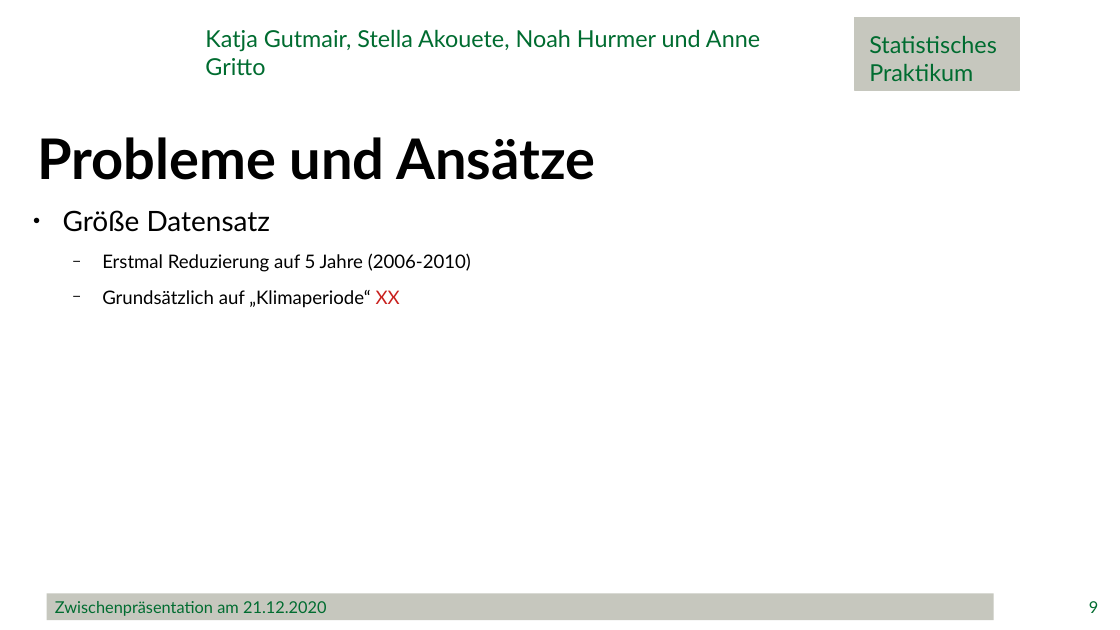
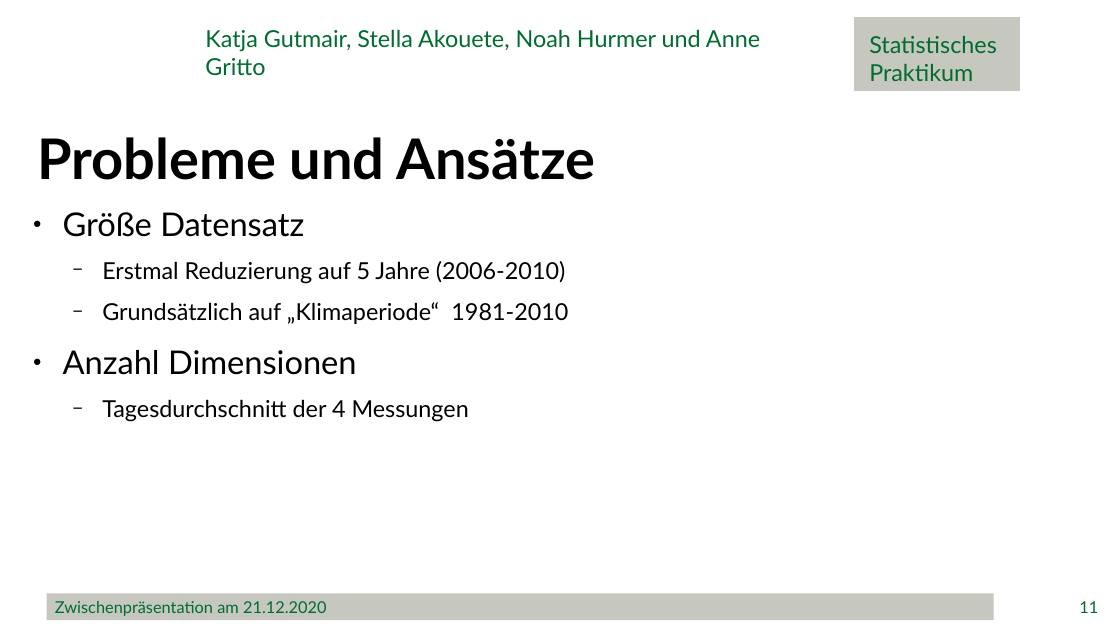
Before and after one commit to minimops/weatherFrog, a slide deck: slide 11 of ppt/Zwischenpraesentation_v1.1.pptx (slide 9 before the commit). Drawn at 1120x630 pixels with LibreOffice and Linux fonts; fonts in the diff are those of the drawing; background and template pictures are left out. Boxes give left, top, right and bottom in pixels: in the first picture for what was removed or moved away, otherwise in the second. Text is boxed around its words. In the diff, an @@ line names an element or a change of style, - is before the commit and + after.

```diff
--- a/ppt/Zwischenpraesentation_v1.1.pptx
+++ b/ppt/Zwischenpraesentation_v1.1.pptx
@@ text at bbox=[63, 212, 566, 284]: size 24 to 28 pt in "Größe Datensatz"; size 16 to 20 pt in "Erstmal Reduzierung auf 5 Jahre (2006-2010)" @@
@@ text at bbox=[63, 302, 568, 422]: text changed; size 16 to 20 pt @@
-  − Grundsätzlich auf „Klimaperiode“ XX
+  − Grundsätzlich auf „Klimaperiode“ 1981-2010
+● Anzahl Dimensionen
+  − Tagesdurchschnitt der 4 Messungen
@@ page number at bbox=[1079, 601, 1098, 613]: text changed @@
-9
+11
```
Also in this commit, not shown: 11 other slides changed, 2 slides added.
